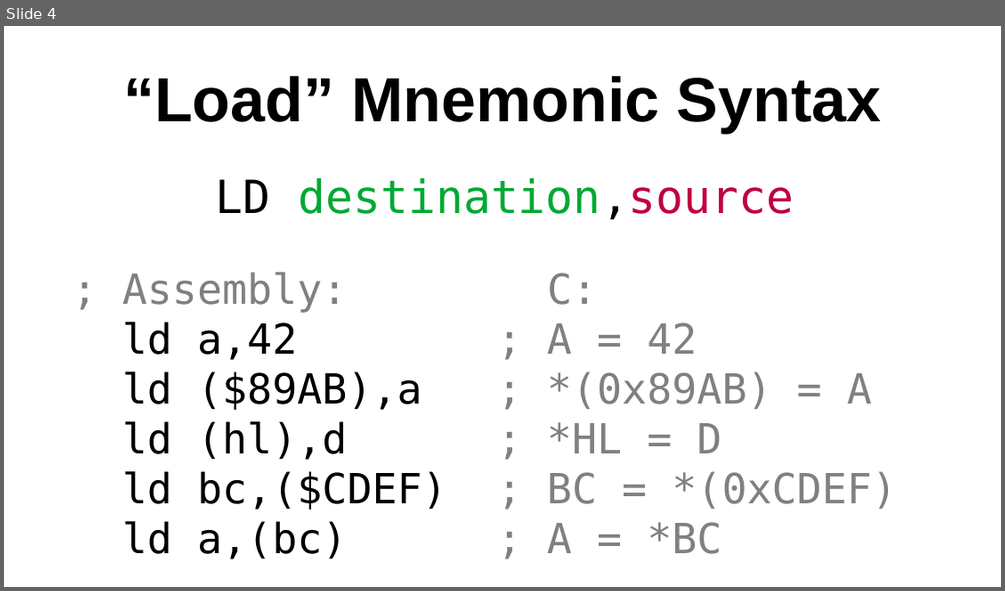
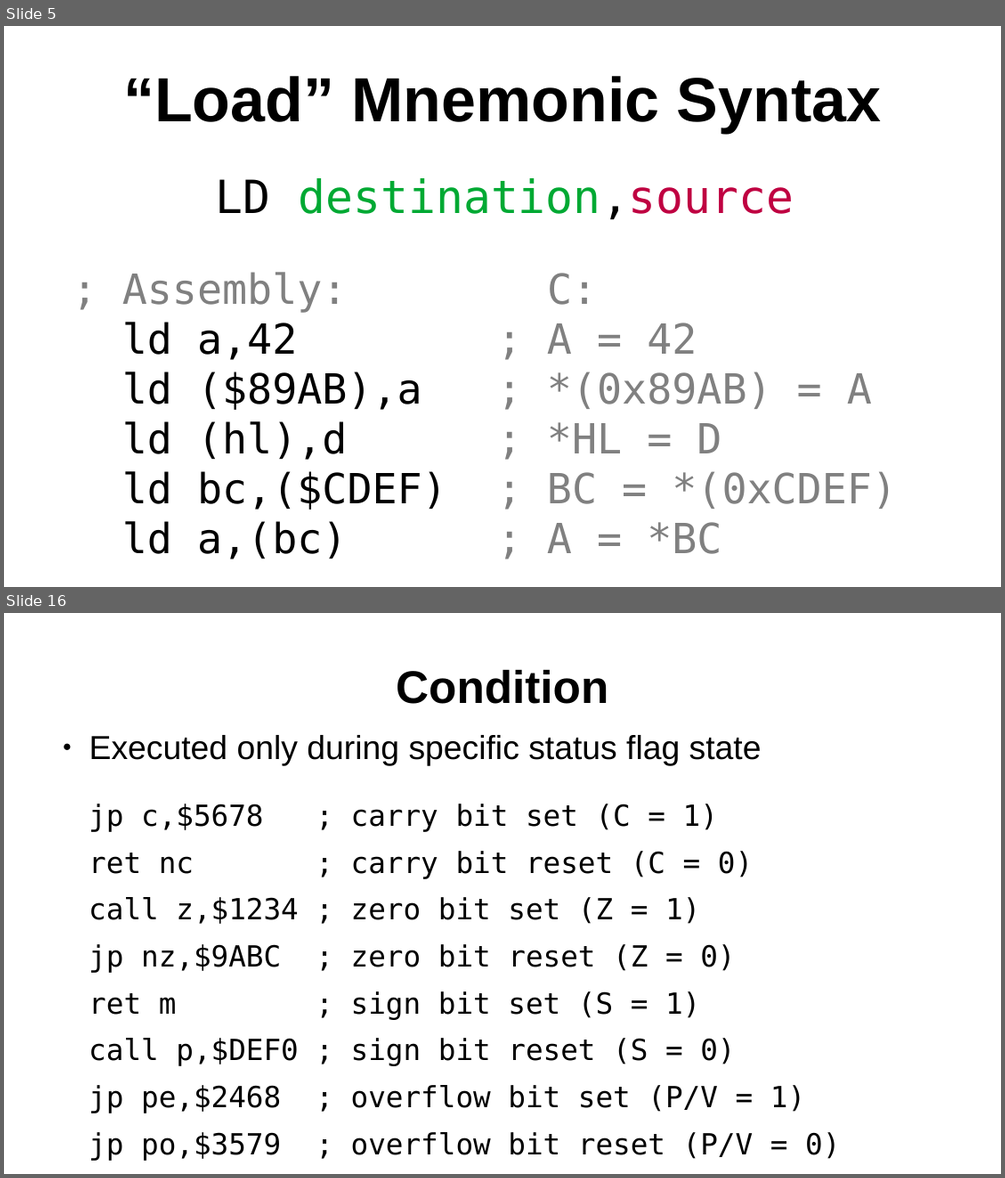
Before and after one commit to SlithyMatt/zxs-assembly-tutorial, a slide deck: Lesson2/Lesson2.odp. Shown one above the other, each under a label of ours: slide 4 before the commit, slides 5 and 16 after it; the slides between them are not shown. The pictures are 1005x591 and 1005x1178 pixels, drawn with LibreOffice and Linux fonts; fonts in the diff are those of the drawing. Boxes give left, top, right and bottom in pixels: in the first picture for what was removed or moved away, otherwise in the second. Text is boxed around its words. In the diff, an @@ line names an element or a change of style, - is before the commit and + after.

```diff
--- a/Lesson2/Lesson2.odp
+++ b/Lesson2/Lesson2.odp
@@ slide 16 added at (4, 613, 1001, 1174), background #FFFFFF @@
@@ title added at (396, 669, 608, 704), 44 pt, text #000000, bold @@
+Condition
@@ text added at (89, 735, 840, 1160), 28 pt, text #000000 @@
+● Executed only during specific status flag state
+jp c,$5678 ; carry bit set (C = 1)
+ret nc ; carry bit reset (C = 0)
+call z,$1234 ; zero bit set (Z = 1)
+jp nz,$9ABC ; zero bit reset (Z = 0)
+ret m ; sign bit set (S = 1)
+call p,$DEF0 ; sign bit reset (S = 0)
+jp pe,$2468 ; overflow bit set (P/V = 1)
+jp po,$3579 ; overflow bit reset (P/V = 0)
@@ what was slide 4 is now slide 5 @@
```
Also in this commit, not shown: 2 slides changed, 12 other slides added.
